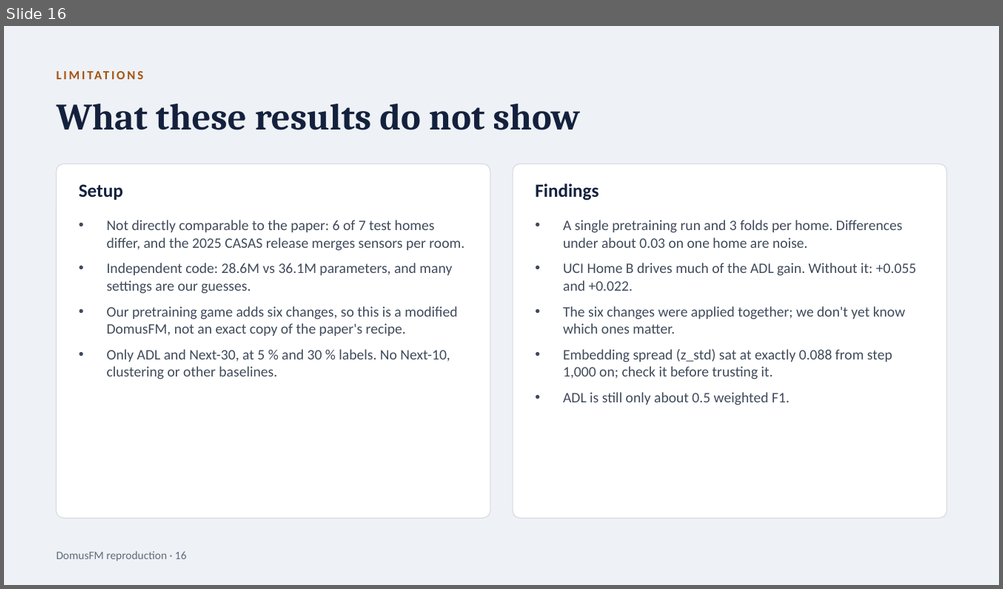
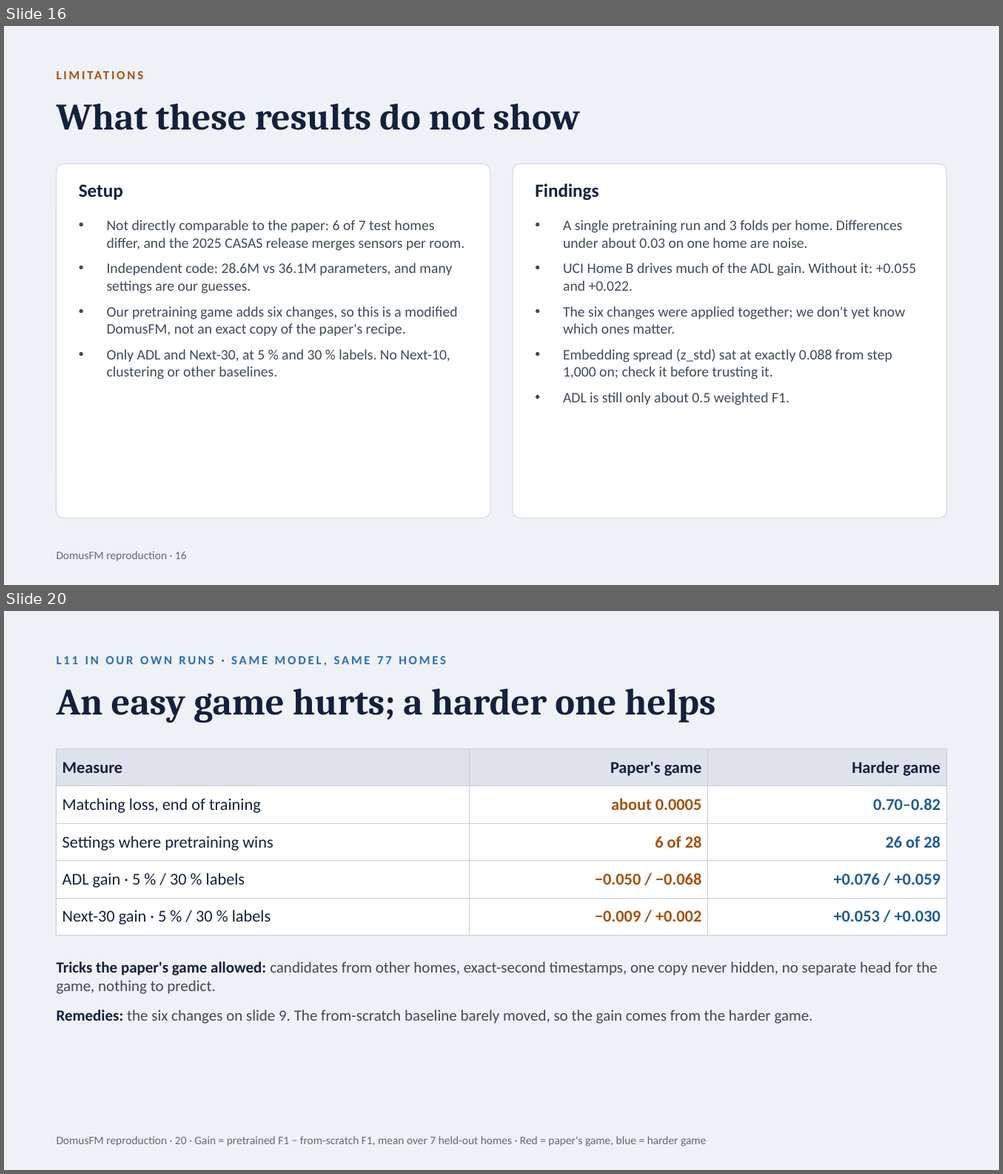
Before and after one commit to vishal6042/Foundation-Model, a slide deck: results/domusfm_corpus_fixed/slides/DomusFM_results.pptx. Shown one above the other, each under a label of ours: slide 16 before the commit, slides 16 and 20 after it; the slides between them are not shown. The pictures are 1003x589 and 1003x1174 pixels, drawn with LibreOffice and Linux fonts; fonts in the diff are those of the drawing. Boxes give left, top, right and bottom in pixels: in the first picture for what was removed or moved away, otherwise in the second. Text is boxed around its words. In the diff, an @@ line names an element or a change of style, - is before the commit and + after.

```diff
--- a/results/domusfm_corpus_fixed/slides/DomusFM_results.pptx
+++ b/results/domusfm_corpus_fixed/slides/DomusFM_results.pptx
@@ slide 20 added at (4, 611, 999, 1170), background #EEF1F5 @@
@@ text added at (57, 656, 446, 666), 12 pt, text #2F6FB0, bold @@
+L11 IN OUR OWN RUNS · SAME MODEL, SAME 77 HOMES
@@ text added at (57, 689, 715, 723), 36 pt, text #14213D, bold @@
+An easy game hurts; a harder one helps
@@ table added at (57, 749, 946, 928), 5 rows, 3 columns @@
+Measure | Paper's game | Harder game
+Matching loss, end of training | about 0.0005 | 0.70–0.82
+Settings where pretraining wins | 6 of 28 | 26 of 28
+ADL gain · 5 % / 30 % labels | −0.050 / −0.068 | +0.076 / +0.059
+Next-30 gain · 5 % / 30 % labels | −0.009 / +0.002 | +0.053 / +0.030
@@ text added at (57, 962, 936, 1024), 15 pt, text #3F4A5A @@
+Tricks the paper's game allowed: candidates from other homes, exact-second timestamps, one copy never hidden, no separate head for the game, nothing to predict.
+Remedies: the six changes on slide 9. The from-scratch baseline barely moved, so the gain comes from the harder game.
@@ text added at (57, 1136, 706, 1147), 11 pt, text #5F6B7A @@
+DomusFM reproduction · 20 · Gain = pretrained F1 − from-scratch F1, mean over 7 held-out homes · Red = paper's game, blue = harder game
```
Also in this commit, not shown: 3 slides changed, 4 other slides added, 11 other files.
